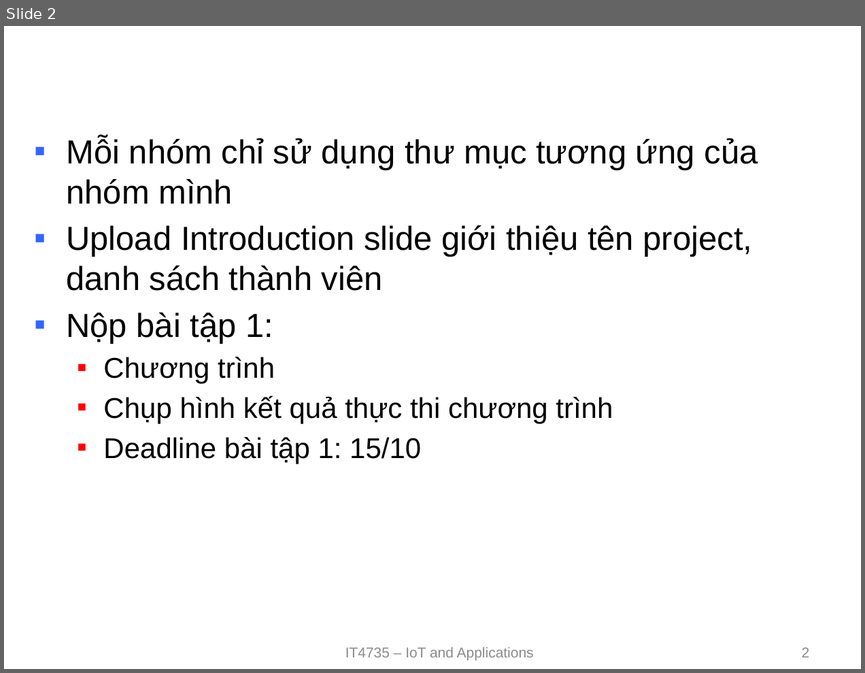
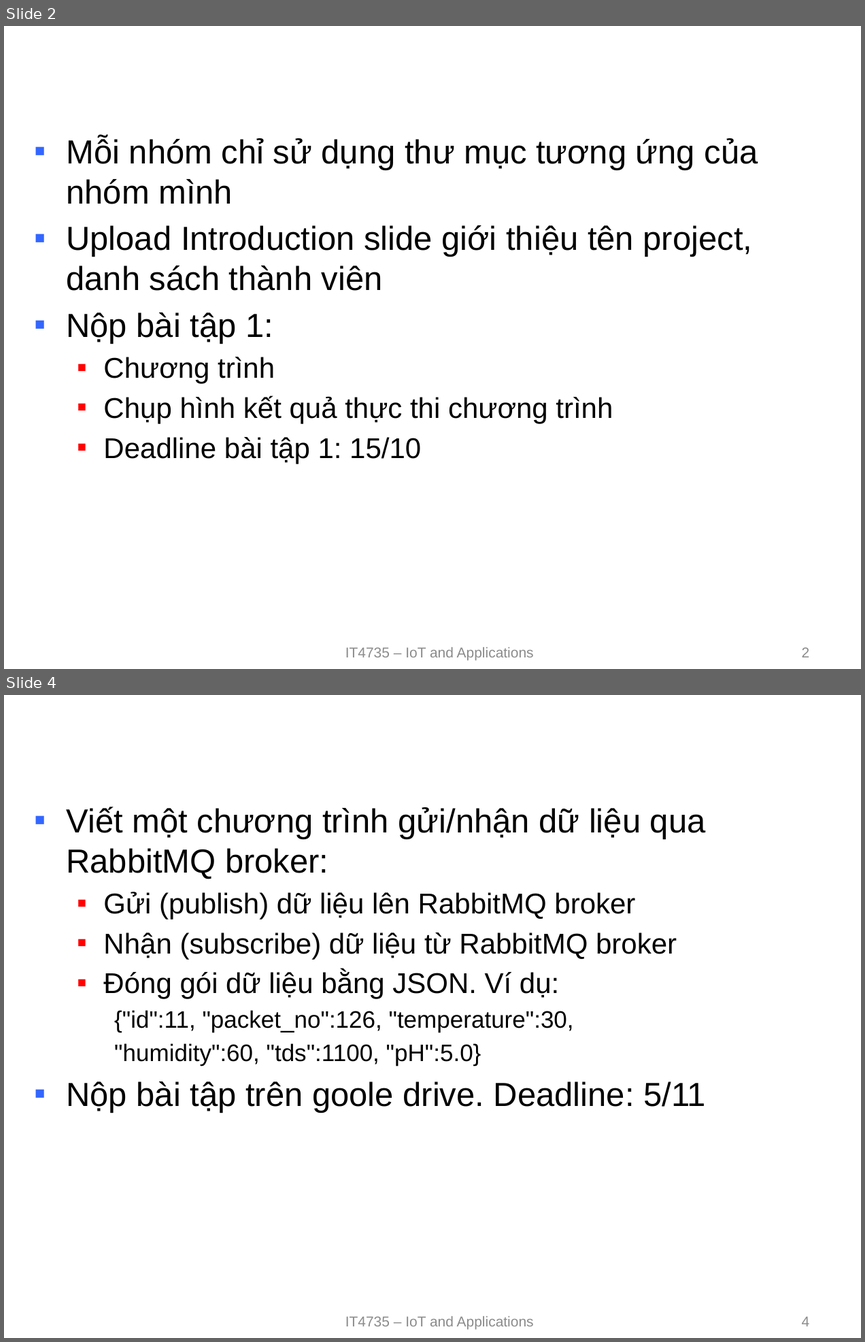
Before and after one commit to phamhongphuc1999/IoTPractice, a slide deck: iot.pptx. Shown one above the other, each under a label of ours: slide 2 before the commit, slides 2 and 4 after it; the slides between them are not shown. The pictures are 865x673 and 865x1342 pixels, drawn with LibreOffice and Linux fonts; fonts in the diff are those of the drawing; background and template pictures are left out. Boxes give left, top, right and bottom in pixels: in the first picture for what was removed or moved away, otherwise in the second. Text is boxed around its words. In the diff, an @@ line names an element or a change of style, - is before the commit and + after.

```diff
--- a/iot.pptx
+++ b/iot.pptx
@@ slide 4 added at (4,695,861,1338), background picture (left out) @@
@@ text added at (66,807,706,1113), 24 pt, text #000000 @@
+▪ Viết một chương trình gửi/nhận dữ liệu qua RabbitMQ broker:
+  ▪ Gửi (publish) dữ liệu lên RabbitMQ broker
+  ▪ Nhận (subscribe) dữ liệu từ RabbitMQ broker
+  ▪ Đóng gói dữ liệu bằng JSON. Ví dụ:
+    {"id":11, "packet_no":126, "temperature":30,
+    "humidity":60, "tds":1100, "pH":5.0}
+▪ Nộp bài tập trên goole drive. Deadline: 5/11
@@ title added at (137,1081,237,1113), 32 pt, text #FFFFFF, bold @@
+Bài tập 3
@@ text added at (345,1316,534,1329), 12 pt, text #8C8C8C @@
+IT4735 – IoT and Applications
@@ page number added at (802,1316,810,1326), 12 pt, text #8C8C8C @@
+4
```
Also in this commit, not shown: 1 slide changed, 1 other file.
